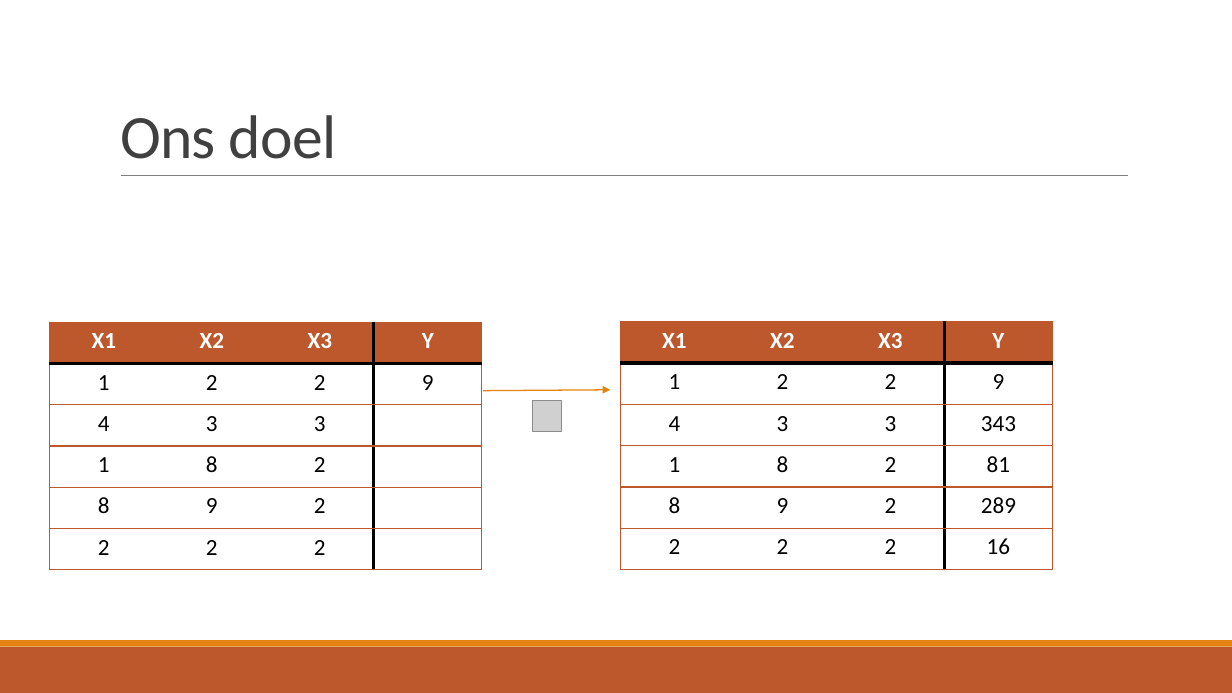
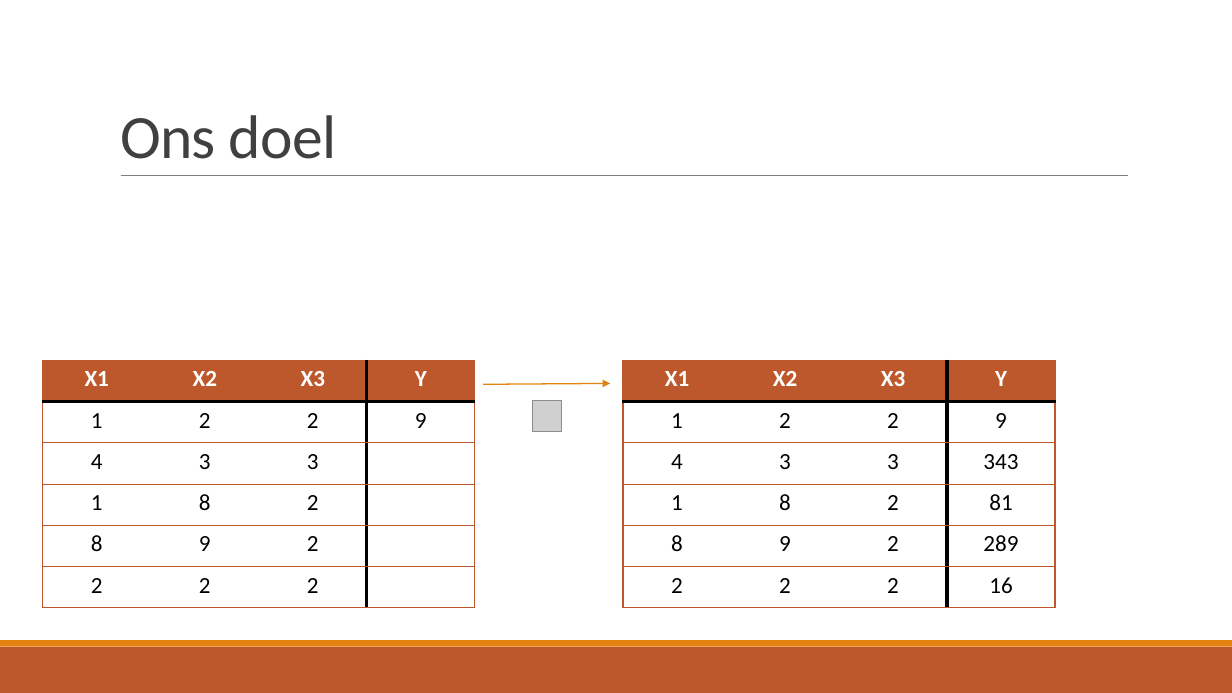
Before and after one commit to TomDeGroote/Bachelorproef, a slide deck: slide 17 of Opdracht 2/Literatuurstudie.pptx (slide 16 before the commit). Drawn at 1232x693 pixels with LibreOffice and Linux fonts; fonts in the diff are those of the drawing; grey boxes stand for pictures. Boxes give left, top, right and bottom in pixels: in the first picture for what was removed or moved away, otherwise in the second. Text is boxed around its words. In the diff, an @@ line names an element or a change of style, - is before the commit and + after.

```diff
--- a/Opdracht 2/Literatuurstudie.pptx
+++ b/Opdracht 2/Literatuurstudie.pptx
@@ table: place and size @@
-table at [50,323,482,570]
+table at [43,360,475,608]
@@ arrow moved from (483, 391) - (611, 390) to (483, 384) - (611, 384) @@
@@ table: place and size @@
-table at [620,322,1053,569]
+table at [623,360,1055,608]
```
Also in this commit, not shown: 4 other slides changed, 5 slides added, 6 slides removed, 4 other files.
